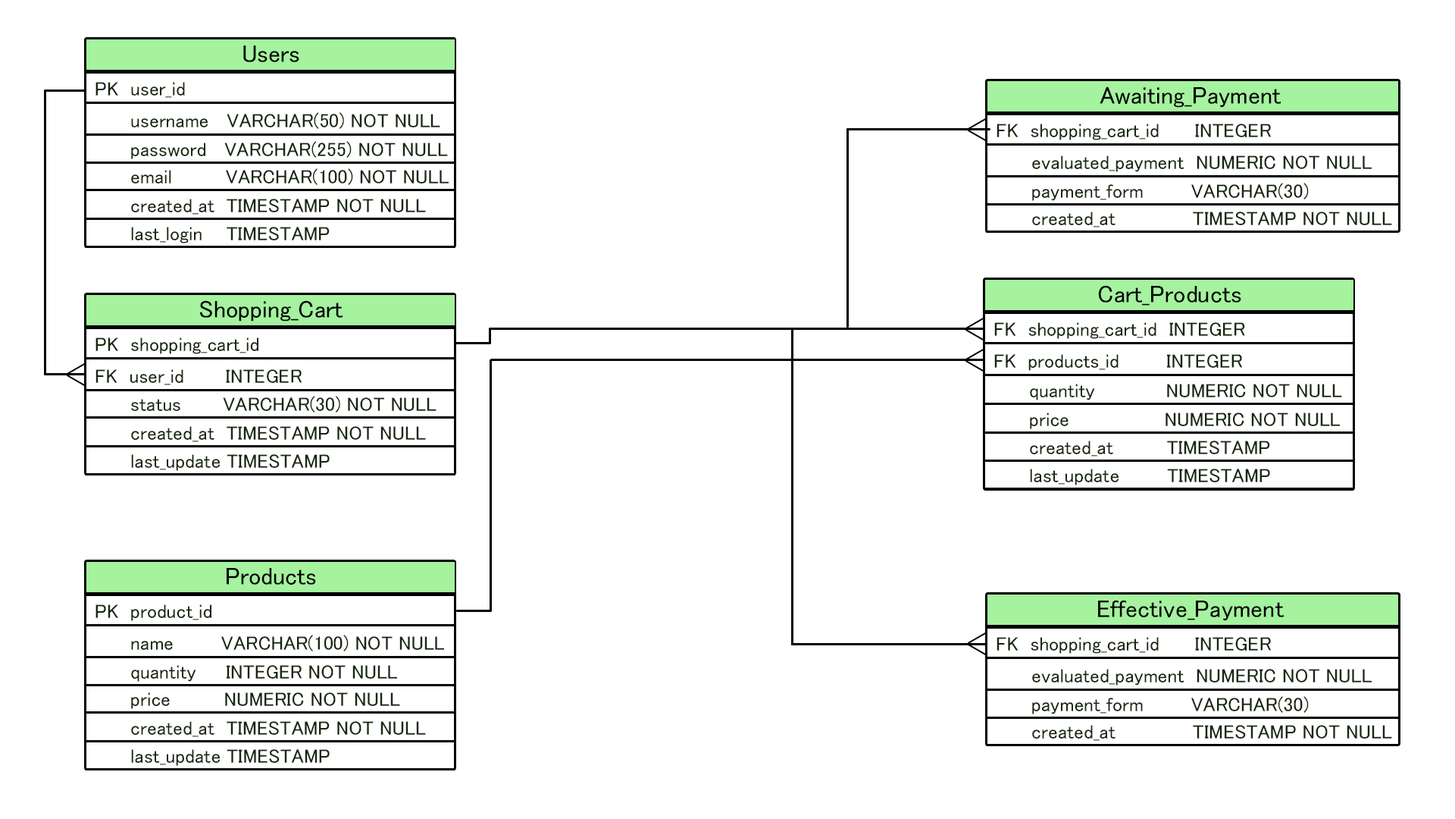
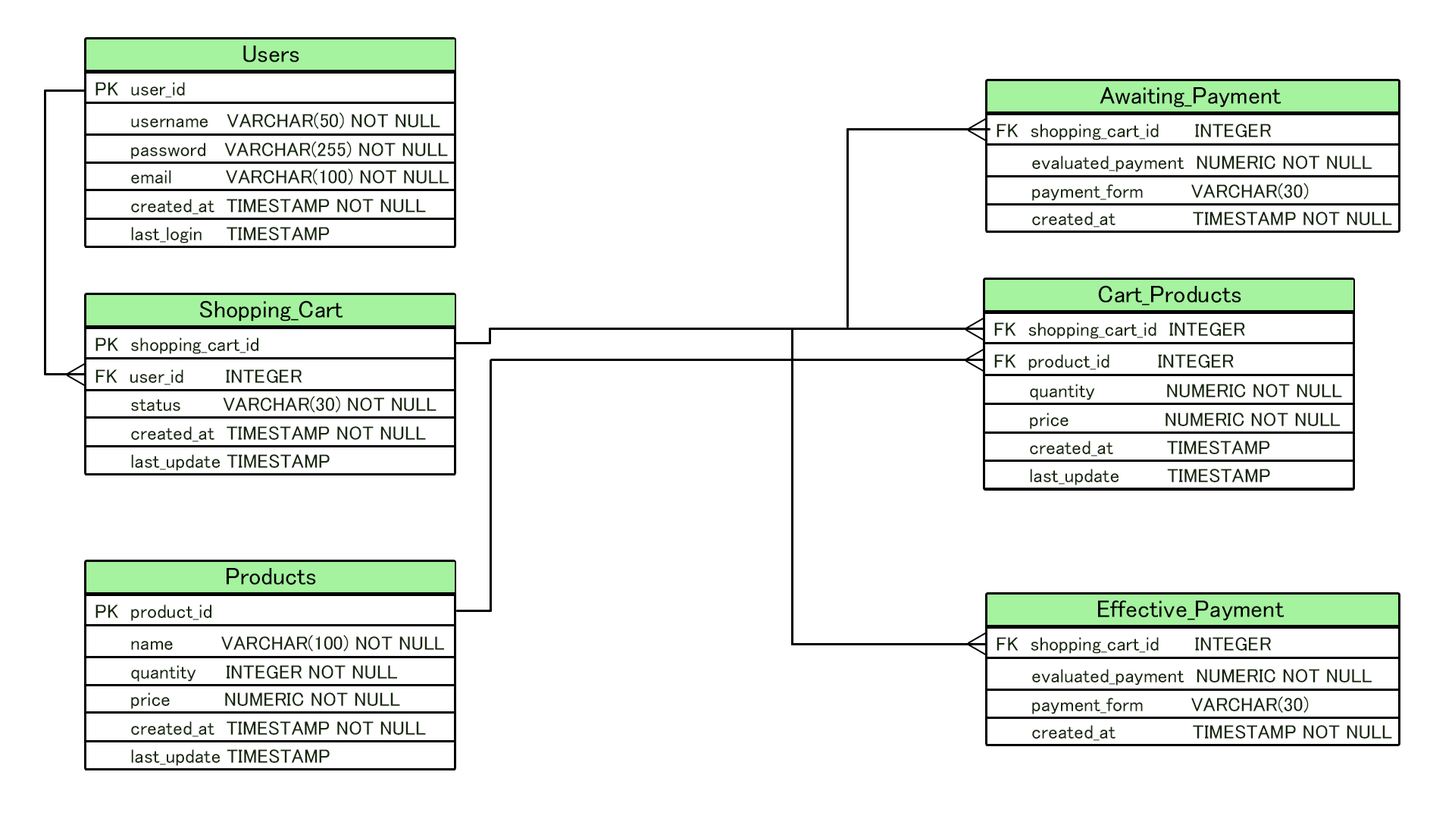
Comparing the layer stacks of the two 1455 x 819 images. Changes:
renamed "FK products_id INTEGER" to "FK product_id INTEGER", painted on it over [1089, 353, 1244, 370]
